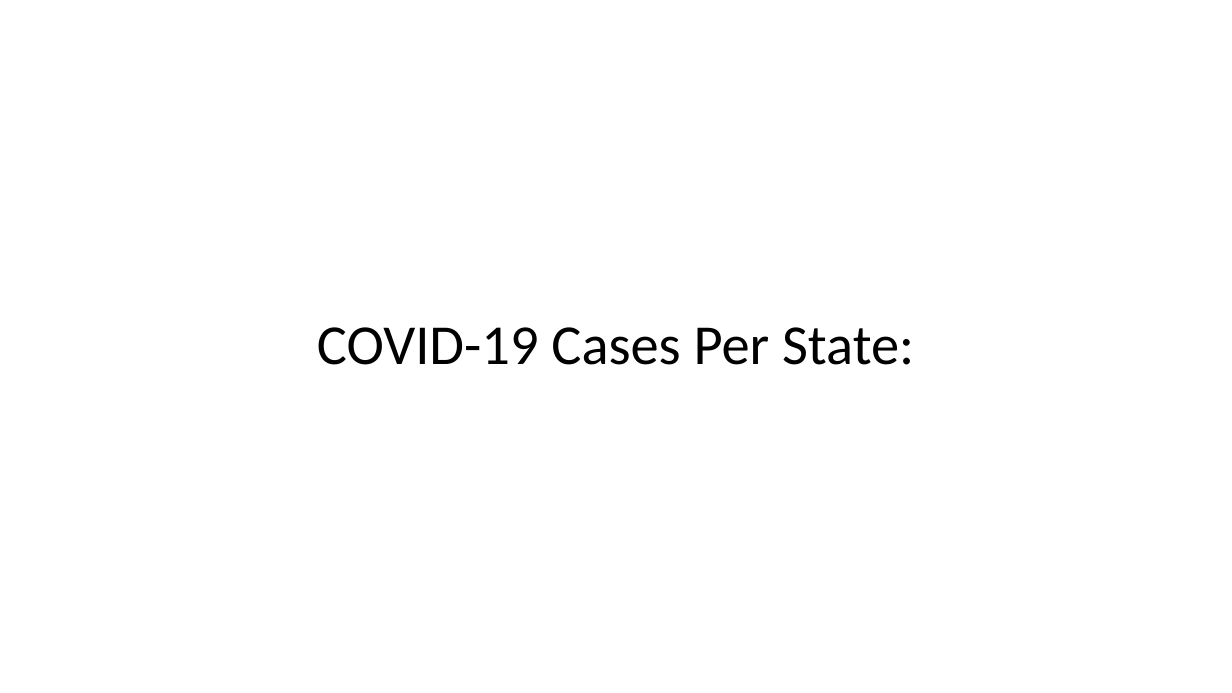
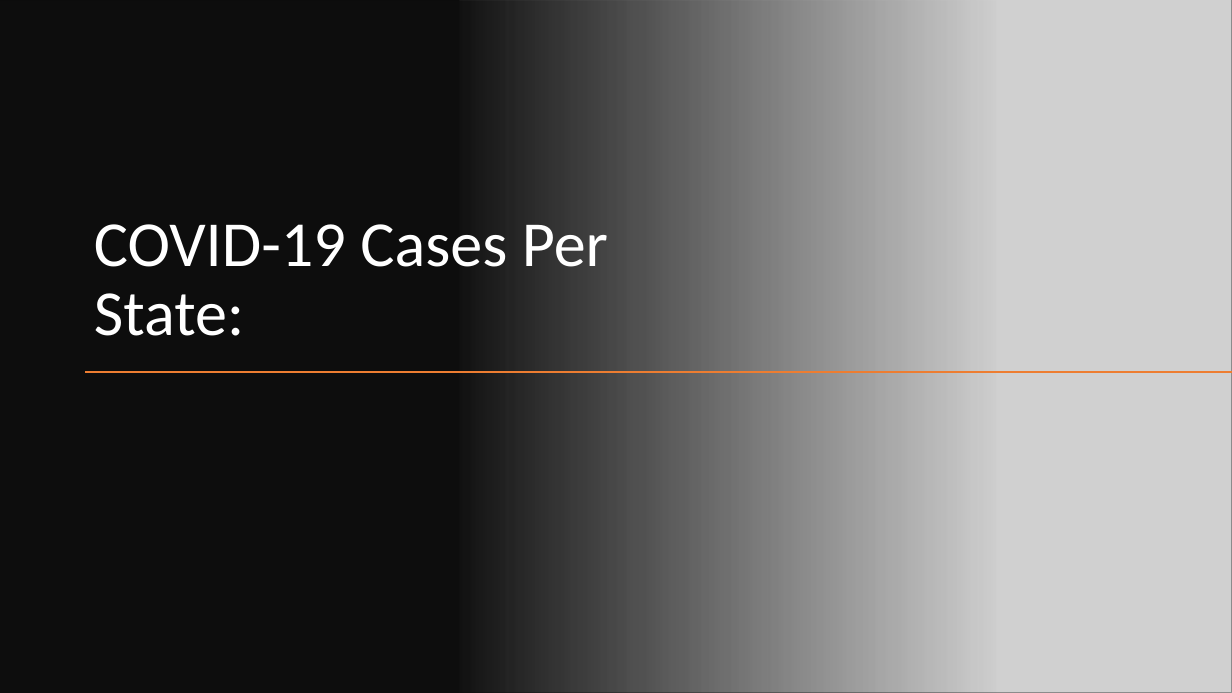
Before and after one commit to jordwhit3288/Corona, a slide deck: slide 1 of Tracking_Cases.pptx. Drawn at 1232x693 pixels with LibreOffice and Linux fonts; fonts in the diff are those of the drawing; grey boxes stand for pictures. Boxes give left, top, right and bottom in pixels: in the first picture for what was removed or moved away, otherwise in the second. Text is boxed around its words. In the diff, an @@ line names an element or a change of style, - is before the commit and + after.

```diff
--- a/Tracking_Cases.pptx
+++ b/Tracking_Cases.pptx
@@ rectangle added at box(0, 0, 1232, 693), fill #0D0D0D @@
@@ rectangle added at box(0, 0, 1232, 693), fill gradient #0D0D0D @@
@@ picture added at box(459, 0, 1232, 372) @@
@@ title "COVID-19 Cases Per State:": place and size @@
-title "COVID-19 Cases Per State:" at box(317, 327, 914, 365)
+title "COVID-19 Cases Per State:" at box(94, 224, 608, 336)
@@ title "COVID-19 Cases Per State:" at box(94, 224, 608, 336): size 44 to 50 pt, text colour #000000 to #FFFFFF; alignment centre to left; vertical alignment middle to bottom @@
@@ line added from (1232, 372) to (85, 372), #ED7D31 1 pt @@
@@ picture added at box(459, 372, 1232, 693) @@
```
Also in this commit, not shown: 6 slides added, 3 slides removed, 3 other files.
